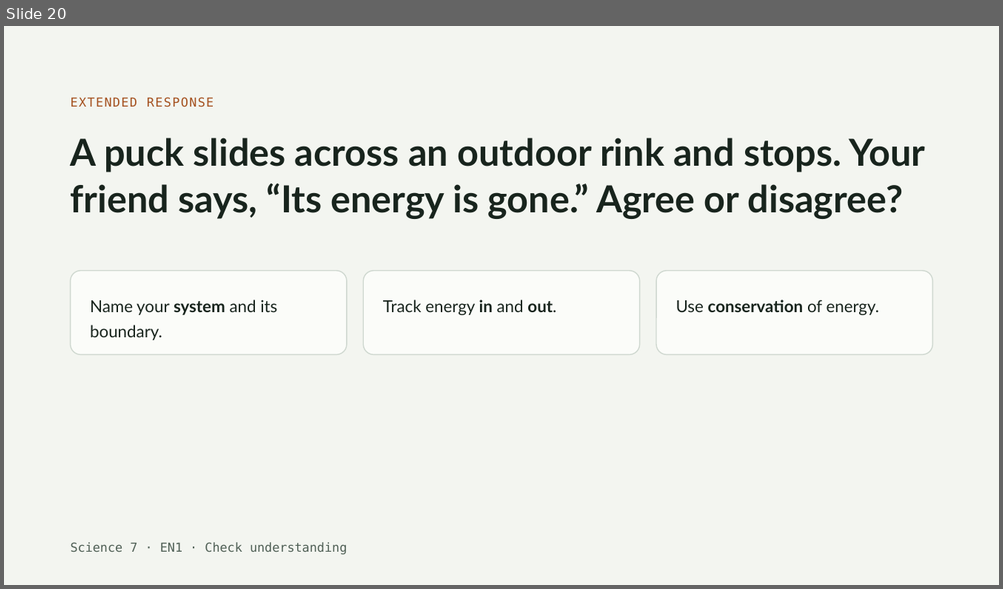
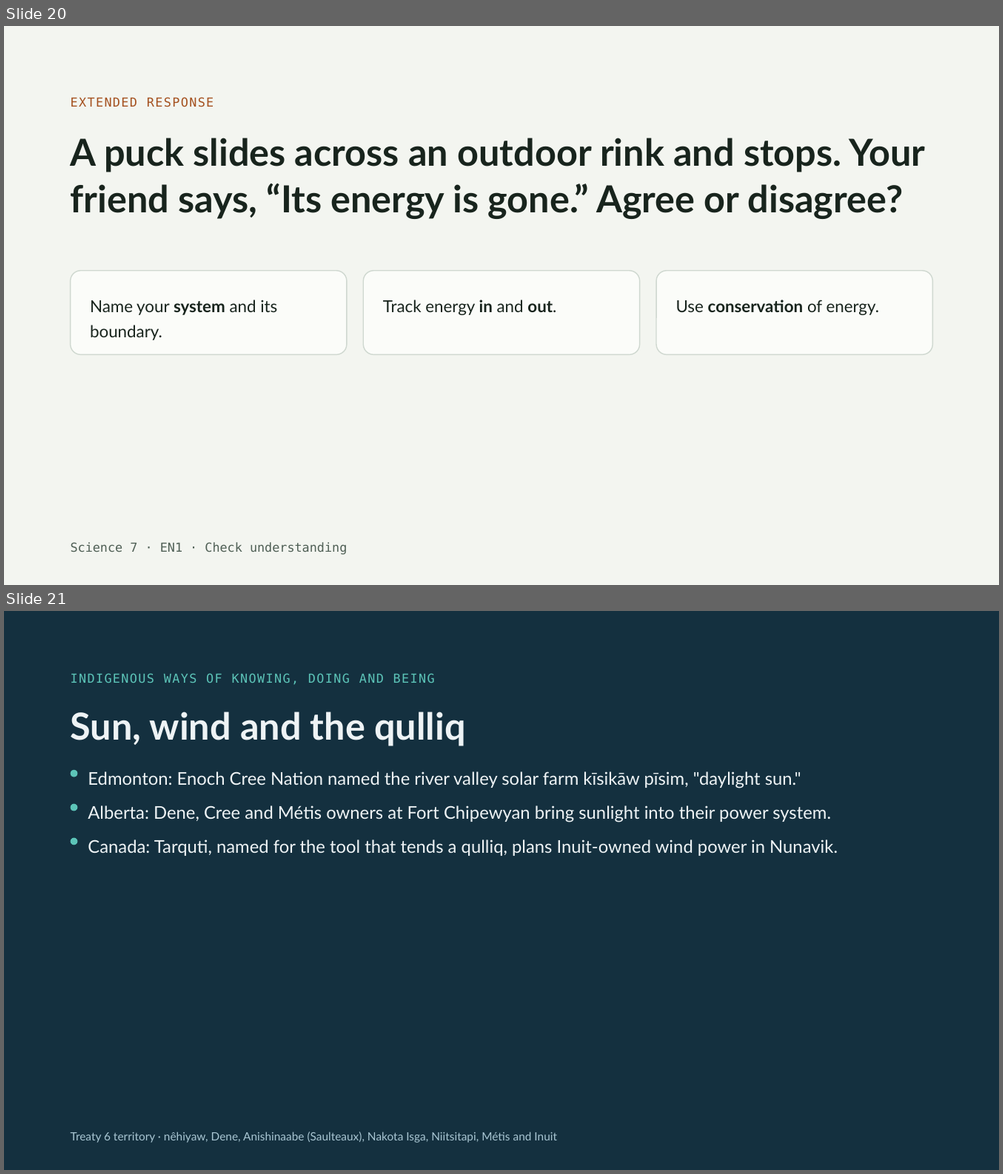
Before and after one commit to cebren/science-labs, a slide deck: science-starter-pack/slides/grade-7/energy-accounts-slides/energy-accounts-slides.pptx. Shown one above the other, each under a label of ours: slide 20 before the commit, slides 20 and 21 after it. The pictures are 1003x589 and 1003x1174 pixels, drawn with LibreOffice and Linux fonts; fonts in the diff are those of the drawing. Boxes give left, top, right and bottom in pixels: in the first picture for what was removed or moved away, otherwise in the second. Text is boxed around its words. In the diff, an @@ line names an element or a change of style, - is before the commit and + after.

```diff
--- a/science-starter-pack/slides/grade-7/energy-accounts-slides/energy-accounts-slides.pptx
+++ b/science-starter-pack/slides/grade-7/energy-accounts-slides/energy-accounts-slides.pptx
@@ slide 21 added at (4, 611, 999, 1170), background #14303F @@
@@ text added at (71, 673, 435, 684), 12 pt, text #5CC4B8 @@
+INDIGENOUS WAYS OF KNOWING, DOING AND BEING
@@ text added at (71, 712, 465, 746), 36 pt, text #EEF3F5, bold @@
+Sun, wind and the qulliq
@@ rounded rectangle added at (71, 770, 78, 777), fill #5CC4B8 @@
@@ text added at (88, 772, 801, 789), 17 pt, text #EEF3F5 @@
+Edmonton: Enoch Cree Nation named the river valley solar farm kīsikāw pīsim, "daylight sun."
@@ rounded rectangle added at (71, 804, 78, 812), fill #5CC4B8 @@
@@ text added at (88, 806, 831, 823), 17 pt, text #EEF3F5 @@
+Alberta: Dene, Cree and Métis owners at Fort Chipewyan bring sunlight into their power system.
@@ rounded rectangle added at (71, 838, 78, 846), fill #5CC4B8 @@
@@ text added at (88, 840, 837, 856), 17 pt, text #EEF3F5 @@
+Canada: Tarquti, named for the tool that tends a qulliq, plans Inuit-owned wind power in Nunavik.
@@ text added at (71, 1132, 557, 1143), 11 pt, text #A9C6D3 @@
+Treaty 6 territory · nêhiyaw, Dene, Anishinaabe (Saulteaux), Nakota Isga, Niitsitapi, Métis and Inuit
```
Also in this commit, not shown: 15 other files.
